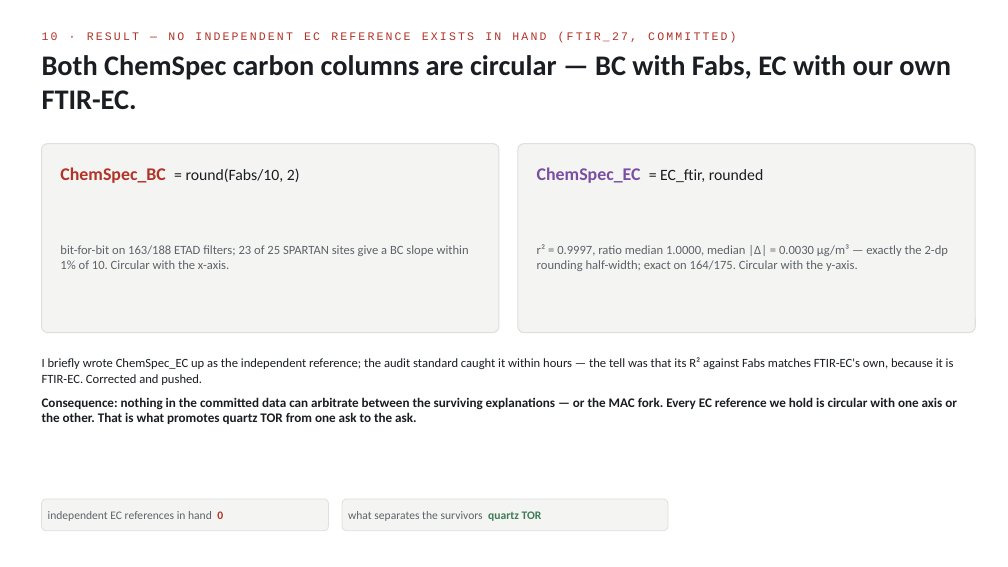
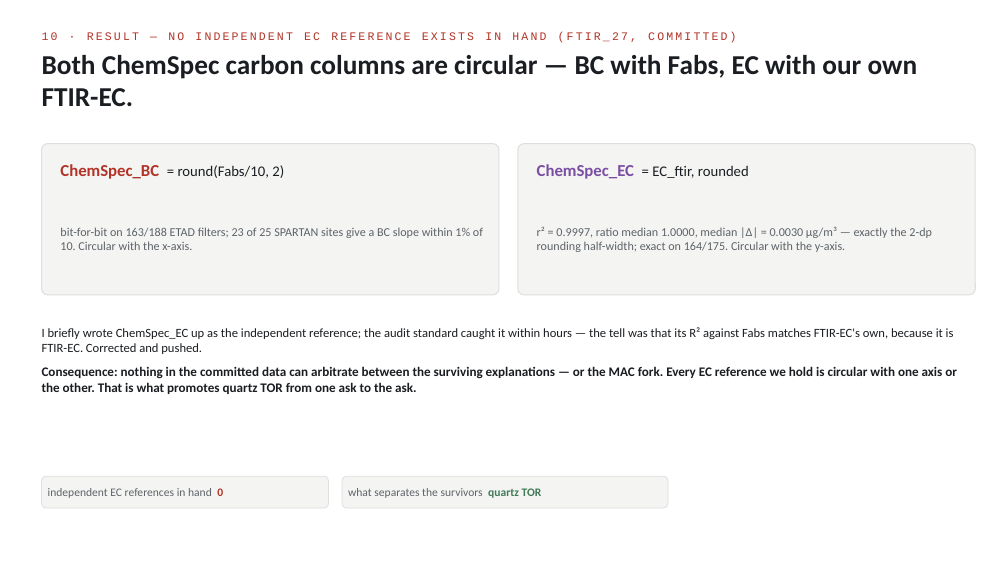
Before and after one commit to ahzs645/aethmodular, a slide deck: slide 12 of research/ftir_ec_phase3/deliverables/ann_briefing_2026-08-12.pptx. Drawn at 1008x567 pixels with LibreOffice and Linux fonts; fonts in the diff are those of the drawing. Boxes give left, top, right and bottom in pixels: in the first picture for what was removed or moved away, otherwise in the second. Text is boxed around its words. In the diff, an @@ line names an element or a change of style, - is before the commit and + after.

```diff
--- a/research/ftir_ec_phase3/deliverables/ann_briefing_2026-08-12.pptx
+++ b/research/ftir_ec_phase3/deliverables/ann_briefing_2026-08-12.pptx
@@ text "Both ChemSpec carbon columns are ..." at [42,55,918,106]: size 27 to 26 pt @@
@@ rounded rectangle: place and size @@
-rounded rectangle at [42,144,499,333]
+rounded rectangle at [42,144,499,295]
@@ rounded rectangle at [42,144,499,295]: proportions changed @@
@@ rounded rectangle at [518,144,975,295]: proportions changed @@
@@ rounded rectangle: place and size @@
-rounded rectangle at [518,144,975,333]
+rounded rectangle at [518,144,975,295]
@@ text "ChemSpec_BC = round(Fabs/10, 2)" at [60,164,284,179]: size 17 to 16 pt in "ChemSpec_BC"; size 15 to 14 pt in "= round(Fabs/10, 2)" @@
@@ text "ChemSpec_EC = EC_ftir, rounded" at [537,164,749,179]: size 17 to 16 pt in "ChemSpec_EC"; size 15 to 14 pt in "= EC_ftir, rounded" @@
@@ text "bit-for-bit on 163/188 ETAD filters; ...": place and size @@
-text "bit-for-bit on 163/188 ETAD filters; ..." at [60,245,469,269]
+text "bit-for-bit on 163/188 ETAD filters; ..." at [60,227,483,250]
@@ text "bit-for-bit on 163/188 ETAD filters; ..." at [60,227,483,250]: size 12 to 11.5 pt @@
@@ text "r² = 0.9997, ratio median ..." at [537,227,932,252]: size 12 to 11.5 pt @@
@@ text "r² = 0.9997, ratio median ...": place and size @@
-text "r² = 0.9997, ratio median ..." at [537,244,948,271]
+text "r² = 0.9997, ratio median ..." at [537,227,932,252]
@@ text "I briefly wrote ChemSpec_EC up ...": place and size @@
-text "I briefly wrote ChemSpec_EC up ..." at [42,357,957,424]
+text "I briefly wrote ChemSpec_EC up ..." at [42,327,957,394]
@@ 2 texts, 2 rounded rectangles: place and size @@
-2 texts, 2 rounded rectangles at [42,499,668,531]
+2 texts, 2 rounded rectangles at [42,476,668,508]
```
Also in this commit, not shown: 17 other slides changed, 1 other file.
